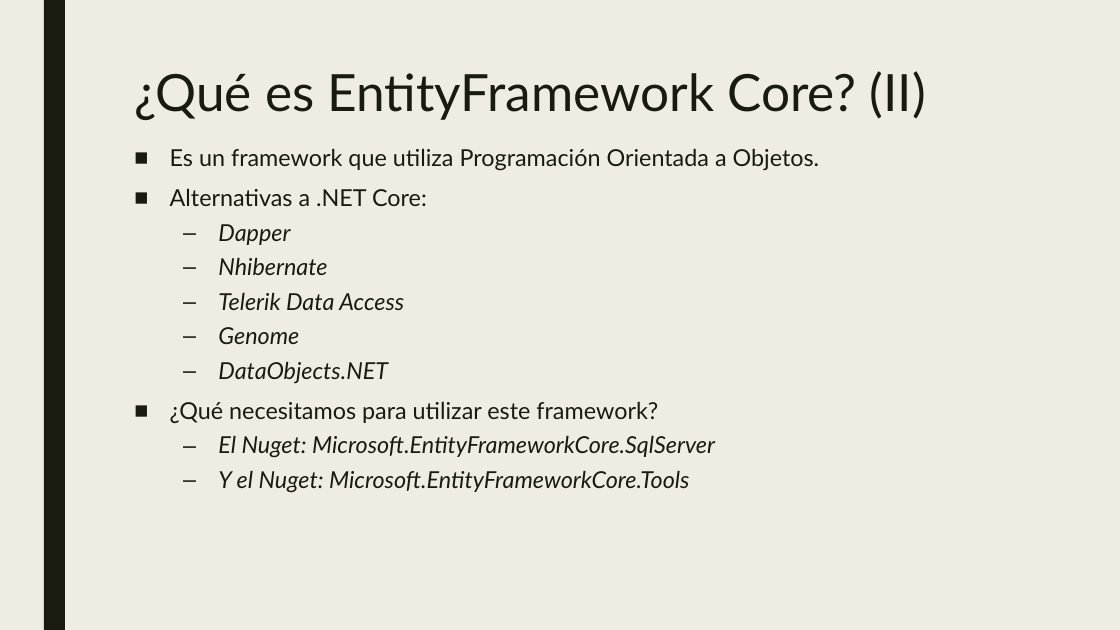
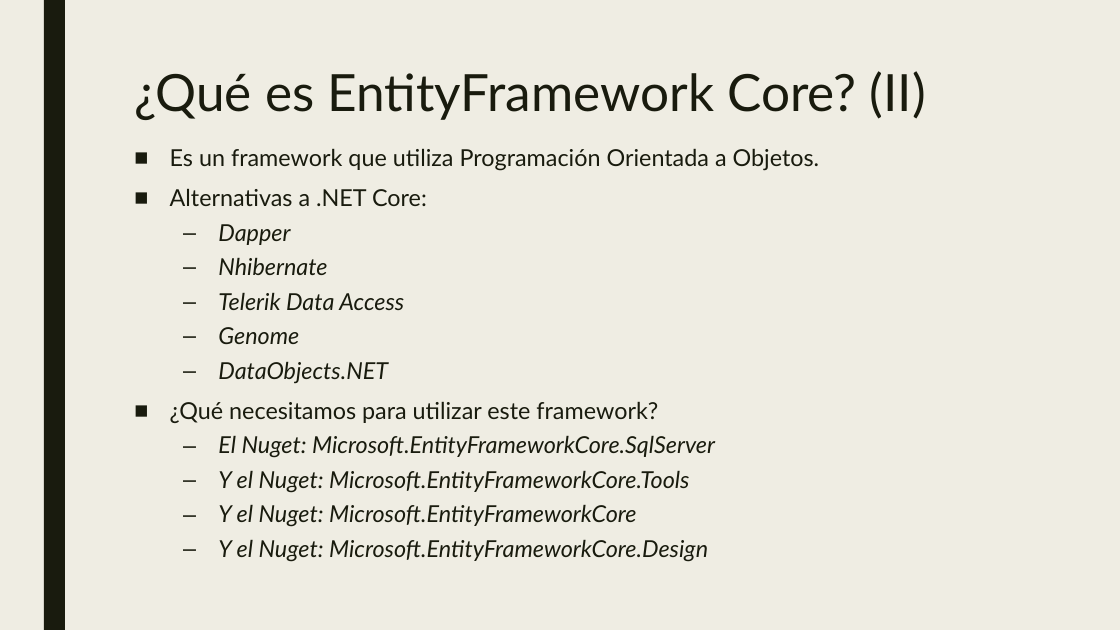
Before and after one commit to dadjh85/Demo5-Curso-.NetCore3.1, a slide deck: slide 4 of doc/Demo5- Curso .NET Core.pptx. Drawn at 1120x630 pixels with LibreOffice and Linux fonts; fonts in the diff are those of the drawing. Boxes give left, top, right and bottom in pixels: in the first picture for what was removed or moved away, otherwise in the second. Text is boxed around its words. In the diff, an @@ line names an element or a change of style, - is before the commit and + after.

```diff
--- a/doc/Demo5- Curso .NET Core.pptx
+++ b/doc/Demo5- Curso .NET Core.pptx
@@ text at <box>218,504,708,562</box>: paragraphs added @@
+  – Y el Nuget: Microsoft.EntityFrameworkCore
+  – Y el Nuget: Microsoft.EntityFrameworkCore.Design
```
Also in this commit, not shown: 4 other slides changed, 1 slide added, 17 other files.
